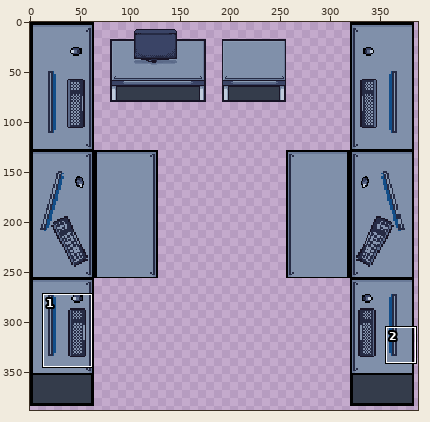
Two versions of one sprite sheet, assets/sprites/tilesets/side-desk.png. Above: a wide view before the commit, with the close-up outlined.
Close-up. As it was:
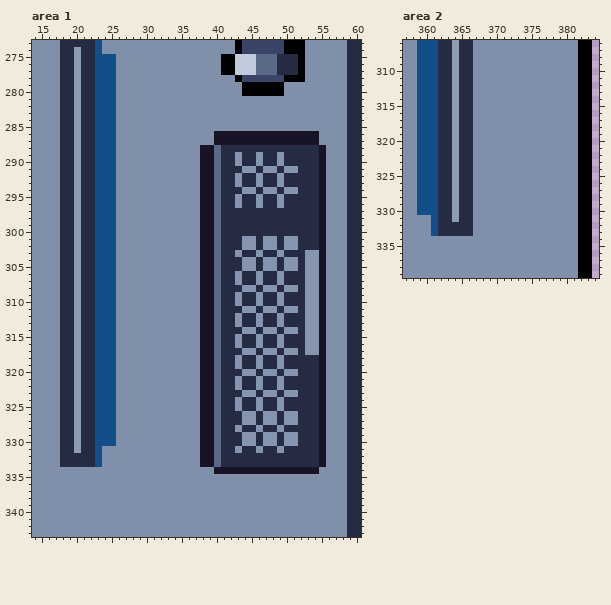
The file is 413x437 pixels. Colours within 5 levels of each other are drawn and written as one. Shown: area 1: x 14..60, y 273..343; area 2: x 357..384, y 306..339. The wide view leaves out empty margins. The commit also changed other parts of the picture, which this record leaves out.
And afterwards:
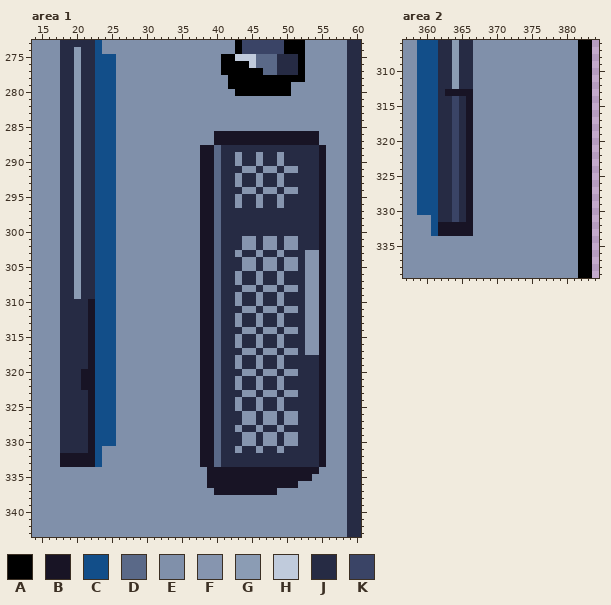
Palette (. is transparent): A #000000  B #181425  C #124e89  D #5a6988  E #8090aa  F #8695af  G #8b9cb4  H #c0cbdc  J #262b44  K #3a4466
From old to new:
Area 1:
Colour D becomes colour A in row 277 at x 46.
Colour E becomes colour A in row 278 at x 42; in row 279 at x 42 to 43 and 50; in row 280 at x 43 and 50.
Colour H becomes colour A in row 276 at x 43 to 44; in row 277 at x 43 to 45.
Colour K becomes colour A in row 278 at x 44 to 49.
Colour E becomes colour B in row 334 at x 39; in row 335 at x 39 to 53; in row 336 at x 39 to 51; in row 337 at x 40 to 48.
Colour J becomes colour B in rows 310 to 319 at x 22; in rows 320 to 322 at x 21 to 22; in rows 323 to 331 at x 22; in rows 332 to 333 at x 18 to 22.
Colour G becomes colour J in rows 310 to 331 at x 20.
Area 2:
Colour G becomes colour B in row 313 at x 364.
Colour J becomes colour B in row 313 at x 363 and 365 to 366; in rows 314 to 331 at x 366; in rows 332 to 333 at x 362 to 366.
Colour G becomes colour K in rows 314 to 331 at x 364.
Pixel boxes of the changes (left, top, right, bottom) in both close-ups:
changed: (228, 61, 291, 96)
changed: (60, 299, 95, 467)
changed: (207, 467, 312, 495)
changed: (438, 89, 473, 236)
